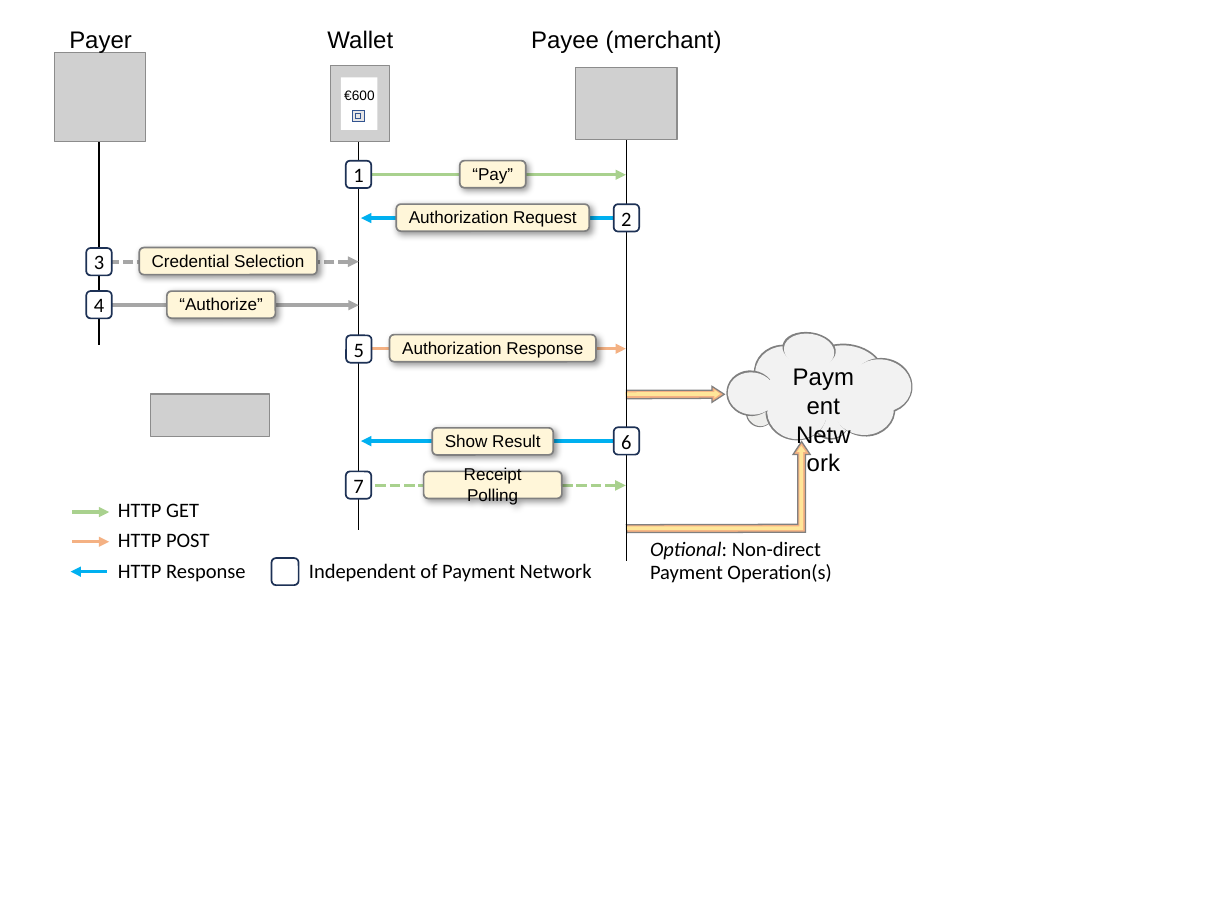
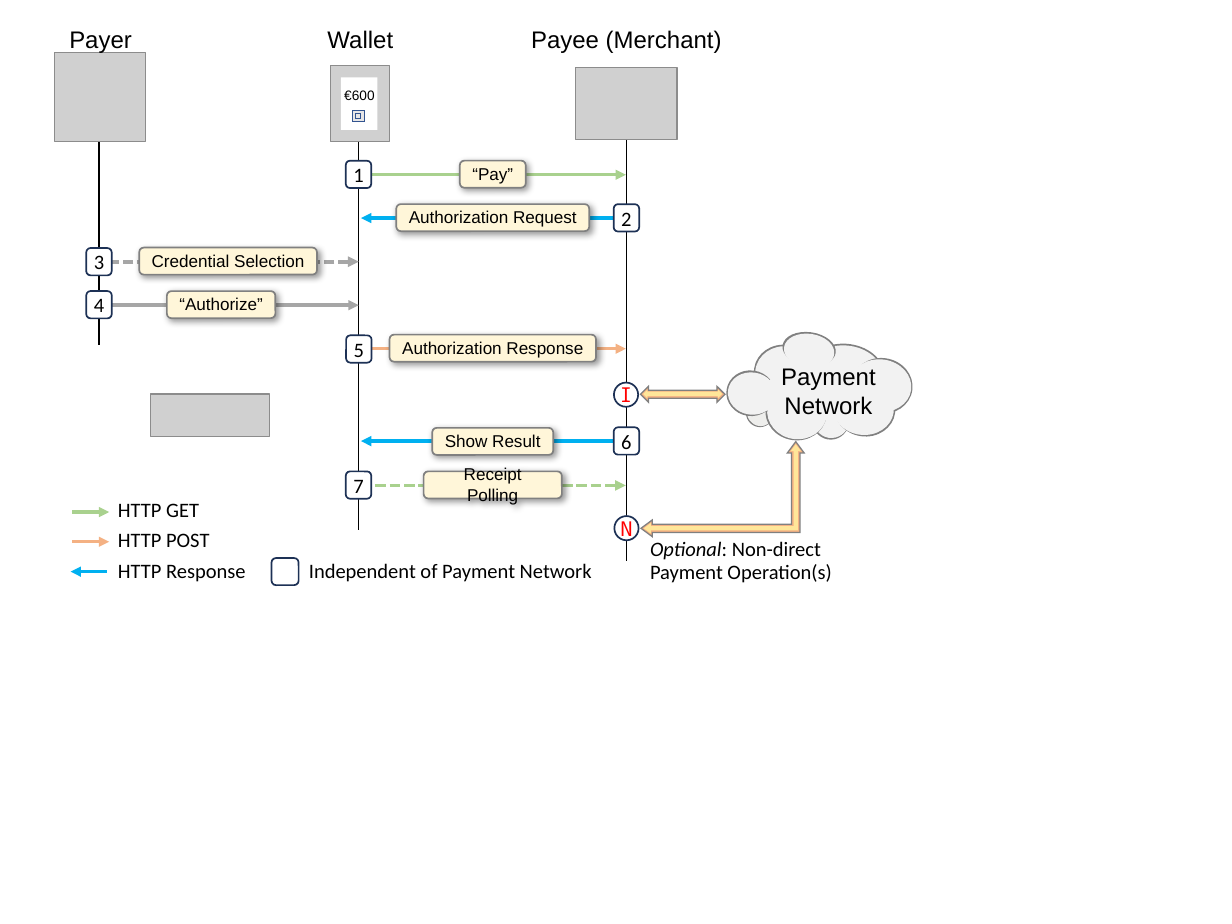
Before and after one commit to cyberphone/wallet-core, a slide deck: slide 1 of docgen/sequence-diagram.pptx. Drawn at 1232x924 pixels with LibreOffice and Linux fonts; fonts in the diff are those of the drawing; grey boxes stand for pictures. Boxes give left, top, right and bottom in pixels: in the first picture for what was removed or moved away, otherwise in the second. Text is boxed around its words. In the diff, an @@ line names an element or a change of style, - is before the commit and + after.

Commit message:
improved seq-diag and payee processing prose

```diff
--- a/docgen/sequence-diagram.pptx
+++ b/docgen/sequence-diagram.pptx
@@ text at bbox=[531, 30, 722, 53]: text changed @@
-Payee (merchant)
+Payee (Merchant)
@@ text "Payment Network" rewrapped from bbox=[779, 356, 869, 442] to bbox=[781, 368, 876, 415] @@
@@ ellipse added at bbox=[614, 383, 638, 408], fill #FFFFFF, outline #1E3256 1 pt, 12 pt, text #FF0000 @@
+I
@@ freeform shape removed at bbox=[625, 389, 719, 398] @@
@@ freeform shape removed at bbox=[627, 387, 724, 403] @@
@@ left right arrow added at bbox=[641, 387, 726, 403], fill #F4B183, outline #808080 0.75 pt @@
@@ left right arrow added at bbox=[643, 389, 722, 398], fill #FFE699 @@
@@ freeform shape removed at bbox=[626, 441, 809, 532] @@
@@ freeform shape removed at bbox=[627, 446, 806, 531] @@
@@ left up arrow added at bbox=[641, 442, 803, 537], fill #F4B183, outline #808080 0.75 pt @@
@@ left up arrow added at bbox=[644, 445, 802, 533], fill #FFE699 @@
@@ ellipse added at bbox=[615, 516, 639, 541], fill #FFFFFF, outline #1E3256 1 pt, 12 pt, text #FF0000 @@
+N
```
Also in this commit, not shown: 3 other files.
